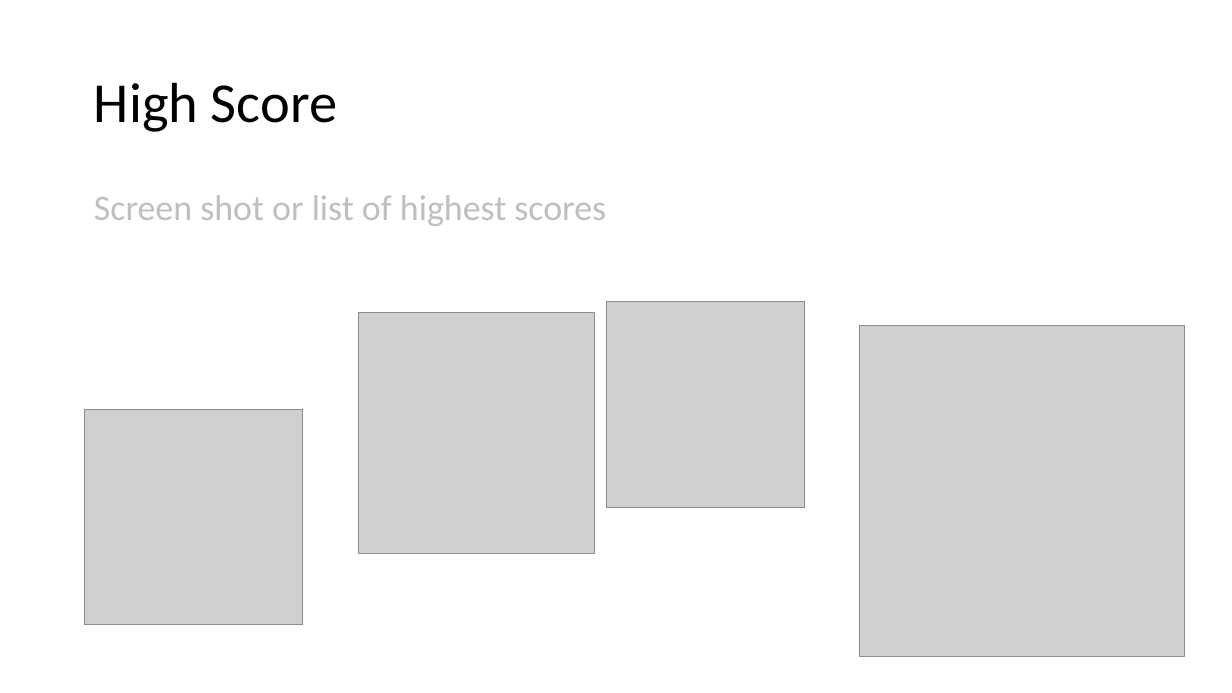
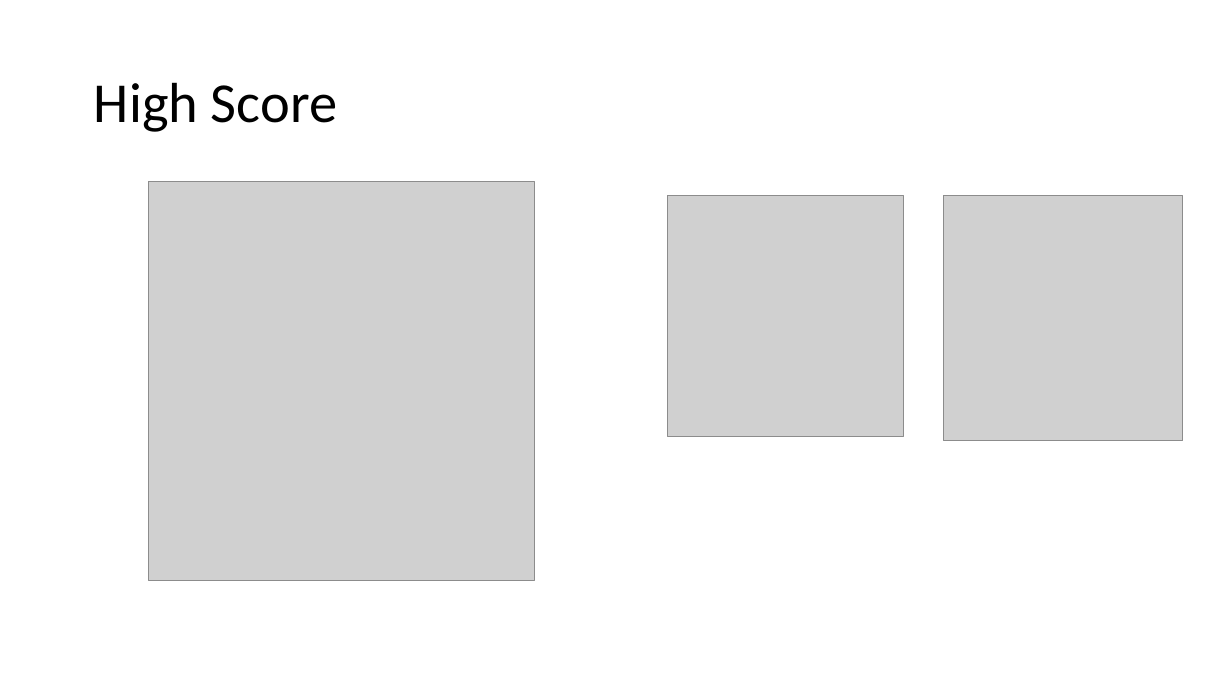
Before and after one commit to revekka-andronikidu/ZombieAISurvivalGame, a slide deck: slide 7 of GPP_ZombieAI_LastNameFirstName_2DAEXX.pptx. Drawn at 1232x693 pixels with LibreOffice and Linux fonts; fonts in the diff are those of the drawing; grey boxes stand for pictures. Boxes give left, top, right and bottom in pixels: in the first picture for what was removed or moved away, otherwise in the second. Text is boxed around its words. In the diff, an @@ line names an element or a change of style, - is before the commit and + after.

Commit message:
Updated Presentation

```diff
--- a/GPP_ZombieAI_LastNameFirstName_2DAEXX.pptx
+++ b/GPP_ZombieAI_LastNameFirstName_2DAEXX.pptx
@@ text removed at [94,195,606,226] @@
-Screen shot or list of highest scores
@@ picture: place and size @@
-picture at [606,301,805,507]
+picture at [149,181,534,580]
@@ picture: place and size @@
-picture at [359,313,594,554]
+picture at [667,196,903,436]
@@ picture added at [944,196,1183,441] @@
@@ picture removed at [860,325,1185,656] @@
@@ picture removed at [85,409,303,624] @@
```
Also in this commit, not shown: 3 other slides changed, 3 slides added, 3 slides removed, 13 other files.
